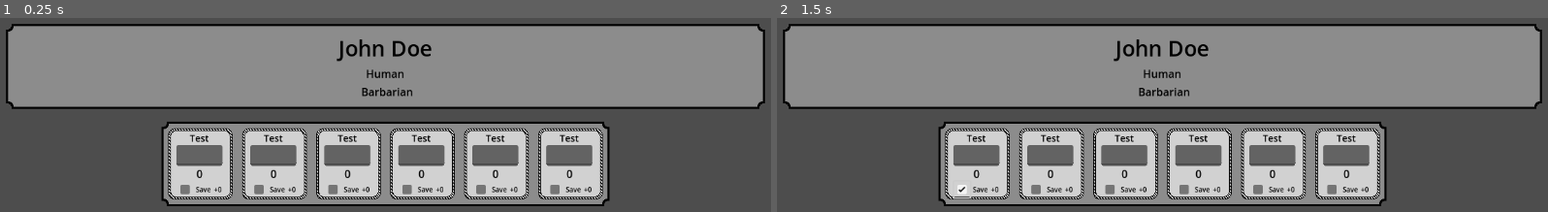
Above: before the commit, frames 1-2 (left to right).
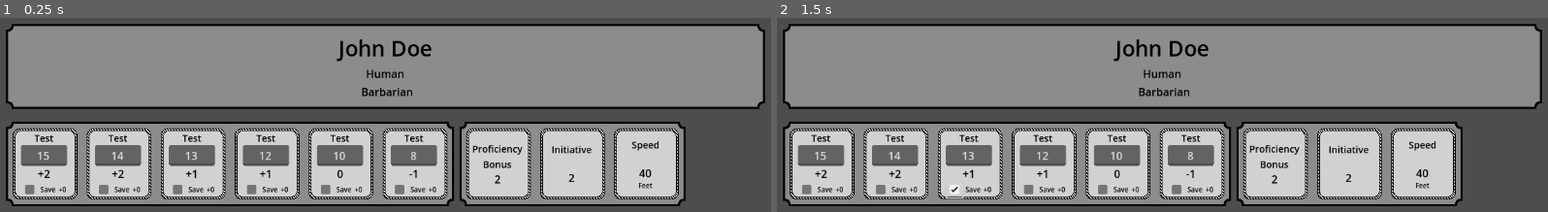
Above: after the commit, the same moments.

Repository: JakeSlaght/dungeon-tactics
Game: Godot game, scene res://resource_files/character_sheet.tscn
Two runs of this game, one before a commit and one after it. Both use one fixed random seed, a clock stepped at 60 frames per second and the inputs below.
Inputs (mouse positions are in pixels of both pictures, inside the frame that each line leads up to):
- Up to frame 1 (0.25 s): no input
- Up to frame 2 (1.5 s): tap Enter at 0.5 s; click (962, 188) at 1.27 s

The runs differ from the first frame. In frame 1, 21% of the frame differs, in the area x 0-89%, y 53-97%; in frame 2, 21%.
Error before the commit: Invalid assignment of property or key 'attribute_value' with value of type 'int' on a base object of type 'Nil'. (res://character_sheet_components/stat_column.…

Commit message:
feat: added in lr attributes and a way to send it from sheet to blocks

Diff:
--- a/dungeon-tactics/character_sheet.gd
+++ b/dungeon-tactics/character_sheet.gd
@@ -2,14 +2,22 @@
 @onready var stat_column: StatColumn = %Stat_Column
 
 func _ready() -> void:
-	pass
-
-func _enter_tree() -> void:
 	# We are just filling this out for pure basic setup...
 	# Going to use a standard array: 15, 14, 13, 12, 10, 8
-	stat_column.strength_value = 15
-	stat_column.dexterity_value = 14
-	stat_column.constitution_value = 13
-	stat_column.intelligence_value = 12
-	stat_column.wisdom_value = 10
-	stat_column.charisma_value = 8
+	var attribute_data = {
+		'strength': 15,
+		'dexterity':14,
+		'constitution':13,
+		'intelligence':12,
+		'wisdom':10,
+		'charisma':8
+	}
+
+	var lr_attribute_data = {
+		'prof_bonus': 2,
+		'init': 2,
+		'speed':40,
+	}
+
+	get_tree().call_group('attributes', 'process_attribute_data', attribute_data)
+	get_tree().call_group('lr_attributes', 'process_lr_attribute_data', lr_attribute_data)
--- a/dungeon-tactics/character_sheet_components/attribute_block.gd
+++ b/dungeon-tactics/character_sheet_components/attribute_block.gd
@@ -1,16 +1,30 @@
 class_name AttributeBlock extends NinePatchRect
 
 @export var attribute: String = 'loading'
-@export var attribute_value: int
+
 @onready var attribute_input: LineEdit = %attribute_input
 @onready var attribute_modifer: Label = %attribute_modifer
-#@onready var attribute_modifer_label: Label = %attribute_modifer_label
 @onready var attribute_name: Label = %attribute_name
 
-func _init() -> void:
+var attribute_value: int
+var attribute_modifer_value: String
+
+func ready() -> void:
 	attribute_name.text = attribute
-	attribute_input.set_text(str(attribute_value))
 	attribute_modifer.text = '0'
 
-func _ready() -> void:
-	pass
+func process_attribute_data(data) -> void:
+	if data[attribute.to_lower()]:
+		attribute_value = data[attribute.to_lower()]
+		attribute_input.set_text(str(attribute_value))
+		_calculate_modifier()
+
+func _calculate_modifier() -> void:
+	var calculation = floor((attribute_value - 10)/2)
+
+	if calculation > 0:
+		attribute_modifer_value = '+%s'%calculation
+	else:
+		attribute_modifer_value = str(calculation)
+
+	attribute_modifer.set_text(attribute_modifer_value)
--- a/dungeon-tactics/character_sheet_components/attribute_block.tscn
+++ b/dungeon-tactics/character_sheet_components/attribute_block.tscn
@@ -3,7 +3,7 @@
 [ext_resource type="Texture2D" uid="uid://c58drm7k57w3v" path="res://images/stat_attribute_9rect.png" id="1_rcwma"]
 [ext_resource type="Script" uid="uid://b20k812vg2ve2" path="res://character_sheet_components/attribute_block.gd" id="2_qd7c1"]
 
-[node name="Attribute_Block" type="NinePatchRect"]
+[node name="Attribute_Block" type="NinePatchRect" groups=["attributes"]]
 custom_minimum_size = Vector2(100, 110)
 offset_left = 5.0
 offset_top = 5.0
--- /dev/null
+++ b/dungeon-tactics/character_sheet_components/level_racial_attributes.tscn
@@ -0,0 +1,42 @@
+[gd_scene load_steps=3 format=3 uid="uid://dhmvp74d5du6v"]
+
+[ext_resource type="Texture2D" uid="uid://gv4yath7qju2" path="res://images/stat_column_9rect.png" id="1_6iekh"]
+[ext_resource type="PackedScene" uid="uid://dpgsy0vx8oce6" path="res://character_sheet_components/lr_attribute.tscn" id="2_4xrsm"]
+
+[node name="Level_Racial_Attributes" type="NinePatchRect"]
+custom_minimum_size = Vector2(340, 130)
+texture = ExtResource("1_6iekh")
+region_rect = Rect2(0, 0, 96, 96)
+patch_margin_left = 16
+patch_margin_top = 16
+patch_margin_right = 16
+patch_margin_bottom = 16
+
+[node name="MarginContainer" type="MarginContainer" parent="."]
+layout_mode = 0
+offset_right = 40.0
+offset_bottom = 40.0
+theme_override_constants/margin_left = 10
+theme_override_constants/margin_top = 10
+theme_override_constants/margin_right = 10
+theme_override_constants/margin_bottom = 10
+
+[node name="HBoxContainer" type="HBoxContainer" parent="MarginContainer"]
+layout_mode = 2
+theme_override_constants/separation = 10
+
+[node name="LRAttribute" parent="MarginContainer/HBoxContainer" instance=ExtResource("2_4xrsm")]
+layout_mode = 2
+attribute = "Proficiency Bonus"
+attribute_key = "prof_bonus"
+
+[node name="LRAttribute2" parent="MarginContainer/HBoxContainer" instance=ExtResource("2_4xrsm")]
+layout_mode = 2
+attribute = "Initiative"
+attribute_key = "init"
+
+[node name="LRAttribute3" parent="MarginContainer/HBoxContainer" instance=ExtResource("2_4xrsm")]
+layout_mode = 2
+attribute = "Speed"
+attribute_key = "speed"
+toggle_modifier_label = true
--- /dev/null
+++ b/dungeon-tactics/character_sheet_components/lr_attribute.gd
@@ -0,0 +1,20 @@
+class_name LRAttribute extends NinePatchRect
+
+@onready var attribute_name: Label = %attribute_name
+@onready var attribute_modifer: Label = %attribute_modifer
+@onready var attribute_modifer_label: Label = %attribute_modifer_label
+
+@export var attribute: String
+@export var attribute_key: String
+@export var toggle_modifier_label: bool = false
+
+func _ready() -> void:
+	attribute_name.text = attribute
+	attribute_modifer_label.visible = toggle_modifier_label
+
+func process_lr_attribute_data(data) -> void:
+	print_debug('I am here!')
+	if data[attribute_key.to_lower()]:
+		var attribute_value = data[attribute_key.to_lower()]
+		attribute_modifer.set_text(str(attribute_value))
+		#_calculate_modifier()
--- /dev/null
+++ b/dungeon-tactics/character_sheet_components/lr_attribute.tscn
@@ -0,0 +1,60 @@
+[gd_scene load_steps=3 format=3 uid="uid://dpgsy0vx8oce6"]
+
+[ext_resource type="Texture2D" uid="uid://c58drm7k57w3v" path="res://images/stat_attribute_9rect.png" id="1_5ttdo"]
+[ext_resource type="Script" uid="uid://cqr24254htbji" path="res://character_sheet_components/lr_attribute.gd" id="2_mucuu"]
+
+[node name="LRAttribute" type="NinePatchRect" groups=["lr_attributes"]]
+custom_minimum_size = Vector2(100, 110)
+offset_right = 40.0
+offset_bottom = 40.0
+texture = ExtResource("1_5ttdo")
+patch_margin_left = 16
+patch_margin_top = 16
+patch_margin_right = 16
+patch_margin_bottom = 16
+script = ExtResource("2_mucuu")
+
+[node name="MarginContainer" type="MarginContainer" parent="."]
+layout_mode = 0
+offset_left = -5.0
+offset_top = -5.0
+offset_right = 103.0
+offset_bottom = 117.0
+
+[node name="Vertical_Box" type="VBoxContainer" parent="MarginContainer"]
+custom_minimum_size = Vector2(100, 110)
+layout_mode = 2
+theme_override_constants/separation = 0
+alignment = 1
+
+[node name="attribute_name" type="Label" parent="MarginContainer/Vertical_Box"]
+unique_name_in_owner = true
+custom_minimum_size = Vector2(100, 40)
+layout_mode = 2
+size_flags_horizontal = 4
+size_flags_vertical = 0
+theme_override_colors/font_color = Color(0, 0, 0, 1)
+theme_override_font_sizes/font_size = 14
+text = "Proficiency Bonus"
+horizontal_alignment = 1
+autowrap_mode = 2
+
+[node name="attribute_modifer" type="Label" parent="MarginContainer/Vertical_Box"]
+unique_name_in_owner = true
+layout_mode = 2
+size_flags_horizontal = 4
+size_flags_vertical = 0
+theme_override_colors/font_color = Color(0, 0, 0, 1)
+horizontal_alignment = 1
+vertical_alignment = 1
+
+[node name="attribute_modifer_label" type="Label" parent="MarginContainer/Vertical_Box"]
+unique_name_in_owner = true
+layout_mode = 2
+size_flags_horizontal = 4
+theme_override_colors/font_color = Color(0, 0, 0, 1)
+theme_override_font_sizes/font_size = 10
+text = "Feet"
+horizontal_alignment = 1
+vertical_alignment = 1
+justification_flags = 0
--- a/dungeon-tactics/character_sheet_components/stat_column.gd
+++ b/dungeon-tactics/character_sheet_components/stat_column.gd
@@ -6,17 +6,5 @@
 @onready var wisdom: AttributeBlock = %wisdom
 @onready var charisma: AttributeBlock = %charisma
 
-@export var strength_value: int
-@export var dexterity_value: int
-@export var constitution_value: int
-@export var intelligence_value: int
-@export var wisdom_value: int
-@export var charisma_value: int
-
-func _init() -> void:
-	strength.attribute_value = strength_value
-	dexterity.attribute_value = dexterity_value
-	constitution.attribute_value = constitution_value
-	intelligence.attribute_value = intelligence_value
-	wisdom.attribute_value = wisdom_value
-	charisma.attribute_value = charisma_value
+func _ready() -> void:
+	pass
--- a/dungeon-tactics/project.godot
+++ b/dungeon-tactics/project.godot
@@ -15,6 +15,11 @@
 config/features=PackedStringArray("4.4", "GL Compatibility")
 config/icon="res://icon.svg"
 
+[global_group]
+
+attributes="Character Attributes"
+lr_attributes=""
+
 [rendering]
 
 renderer/rendering_method="gl_compatibility"
--- a/dungeon-tactics/resource_files/character_sheet.tscn
+++ b/dungeon-tactics/resource_files/character_sheet.tscn
@@ -1,8 +1,9 @@
-[gd_scene load_steps=4 format=3 uid="uid://dtoe4ghreh13a"]
+[gd_scene load_steps=5 format=3 uid="uid://dtoe4ghreh13a"]
 
 [ext_resource type="Script" uid="uid://qkfaubruvbpy" path="res://character_sheet.gd" id="1_2rtxg"]
 [ext_resource type="PackedScene" uid="uid://g8haith7212p" path="res://character_sheet_components/stat_column.tscn" id="2_afg6s"]
 [ext_resource type="PackedScene" uid="uid://vlhygmbp4naf" path="res://character_sheet_components/basic_information.tscn" id="2_mqxtd"]
+[ext_resource type="PackedScene" uid="uid://dhmvp74d5du6v" path="res://character_sheet_components/level_racial_attributes.tscn" id="4_ikt50"]
 
 [node name="Character_Sheet" type="Node"]
 script = ExtResource("1_2rtxg")
@@ -25,6 +26,12 @@
 [node name="Basic_Information" parent="MarginContainer/VBoxContainer" instance=ExtResource("2_mqxtd")]
 layout_mode = 2
 
-[node name="Stat_Column" parent="MarginContainer/VBoxContainer" instance=ExtResource("2_afg6s")]
+[node name="HBoxContainer" type="HBoxContainer" parent="MarginContainer/VBoxContainer"]
+layout_mode = 2
+
+[node name="Stat_Column" parent="MarginContainer/VBoxContainer/HBoxContainer" instance=ExtResource("2_afg6s")]
 unique_name_in_owner = true
 layout_mode = 2
+
+[node name="Level_Racial_Attributes" parent="MarginContainer/VBoxContainer/HBoxContainer" instance=ExtResource("4_ikt50")]
+layout_mode = 2
Not shown, added: dungeon-tactics/character_sheet_components/lr_attribute.gd.uid
